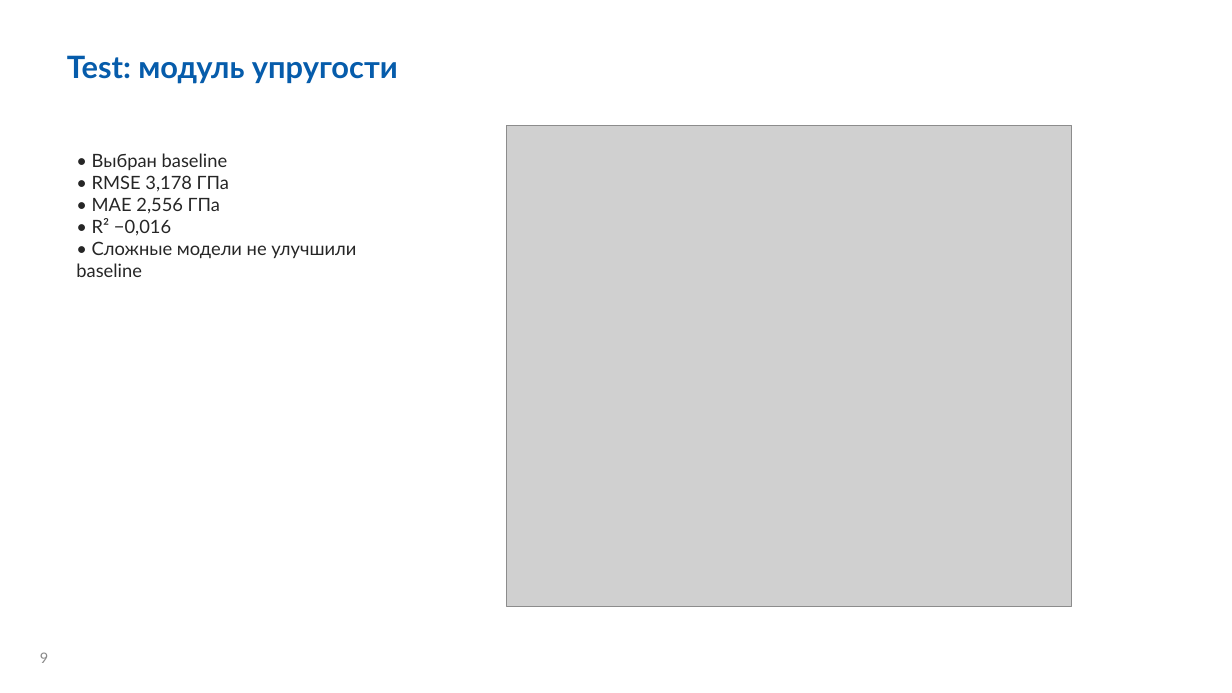
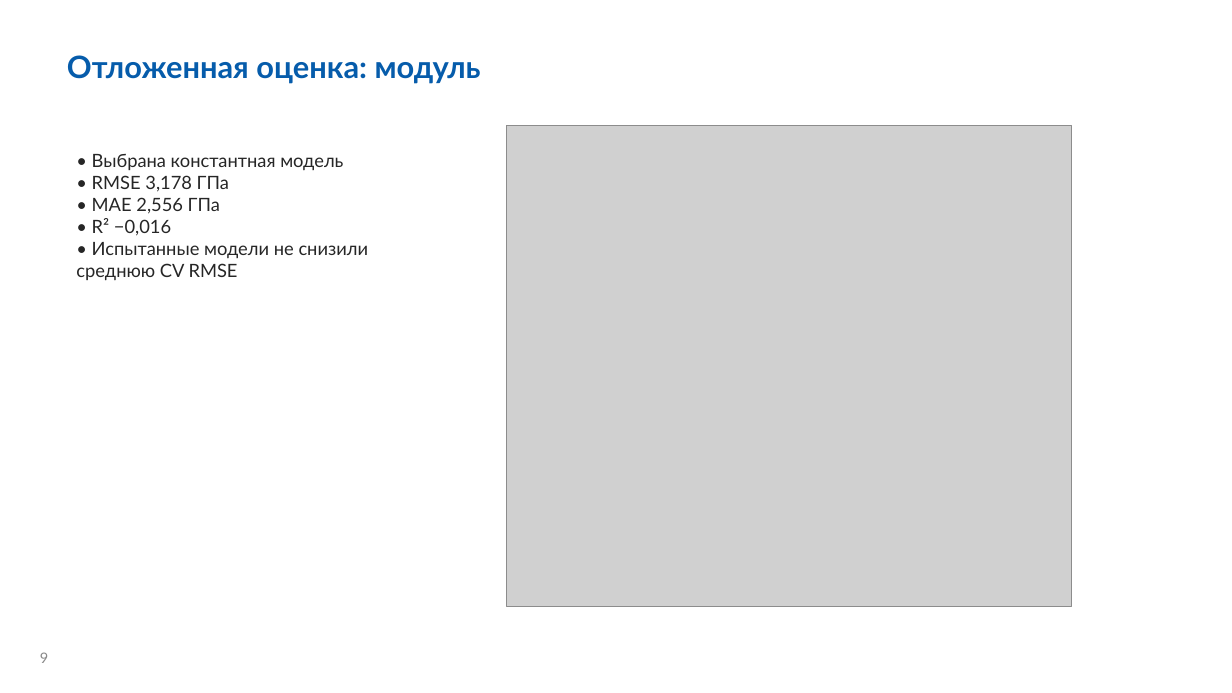
Before and after one commit to fpvcstep/composites-property-prediction, a slide deck: slide 9 of presentation/defense.pptx. Drawn at 1232x693 pixels with LibreOffice and Linux fonts; fonts in the diff are those of the drawing; grey boxes stand for pictures; background and template pictures are left out. Boxes give left, top, right and bottom in pixels: in the first picture for what was removed or moved away, otherwise in the second. Text is boxed around its words. In the diff, an @@ line names an element or a change of style, - is before the commit and + after.

```diff
--- a/presentation/defense.pptx
+++ b/presentation/defense.pptx
@@ text at box(67, 55, 481, 84): text changed @@
-Test: модуль упругости
+Отложенная оценка: модуль
@@ text at box(92, 154, 343, 170): text changed @@
-• Выбран baseline
+• Выбрана константная модель
@@ text at box(76, 242, 369, 281): text changed @@
-• Сложные модели не улучшили baseline
+• Испытанные модели не снизили среднюю CV RMSE
```
Also in this commit, not shown: 11 other slides changed, 16 other files.
